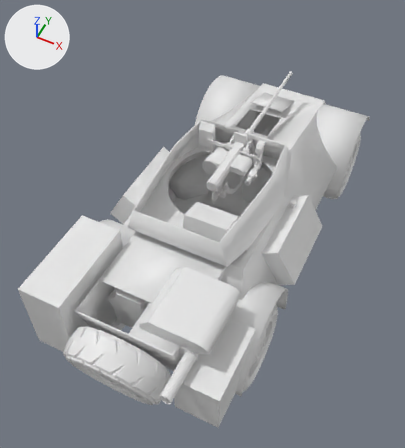
The Blender file Swedish Armored Reconnaissance/armoured car.blend, before and after one commit.
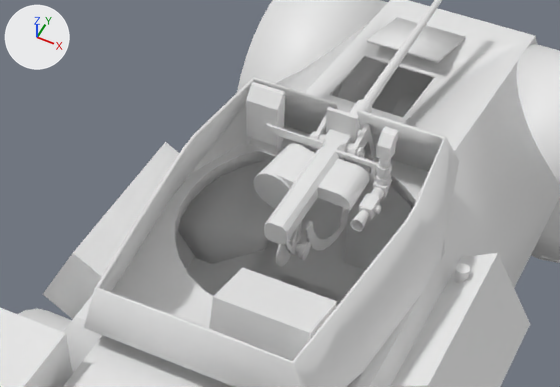
Old and new are each drawn whole from a 50 mm camera at (1.6, -3.98, 5.11) aimed at (-0.01, -0.76, 1.09) and again close up on the part from 23% to 83% of the width and 19% to 57% of the height. Lighting does not change. The marker at upper left points along +X, +Y and +Z.

The scene before the commit, as lines of its bpy script (objects in view):
```python
me_cube_002 = bpy.data.meshes.new('Cube.002')
me_cube_002.from_pydata(...)  # 240 vertices, 89 faces, 4 loose edges; spans x -0.95..0.95, y -2.2..2.0, z 0.35..1.2
me_cube_002.polygons.foreach_set('use_smooth', [True] * 89)
me_cube_005 = bpy.data.meshes.new('Cube.005')
me_cube_005.from_pydata(...)  # 99 vertices, 52 faces; spans x -0.6..0.6, y -0.95..0.6, z -0.06..0.35
me_cube_005.polygons.foreach_set('use_smooth', [True] * 52)
me_cube_007 = bpy.data.meshes.new('Cube.007')
me_cube_007.from_pydata(...)  # 10 vertices, 6 faces, 1 loose edge; spans x 0.0..0.4, y -0.15..0.206, z -0.165..1.0
me_cube_007.polygons.foreach_set('use_smooth', [True] * 6)
ob_hull__unmirrored = bpy.data.objects.new('Hull (Unmirrored)', me_cube_002)
ob_hull__unmirrored.location = (0.0, 0.0, 0.05)
_m = ob_hull__unmirrored.modifiers.new('Solidify', 'SOLIDIFY')
_m.thickness = 0.015
ob_turret_armour = bpy.data.objects.new('Turret Armour', me_cube_005)
ob_turret_armour.location = (0.0, -0.35, 1.25)
_m = ob_turret_armour.modifiers.new('Solidify', 'SOLIDIFY')
_m.thickness = 0.015
_m.use_quality_normals = True
_m.nonmanifold_thickness_mode = 'FIXED'
_m.nonmanifold_merge_threshold = 0.0003
ob_turret_radio = bpy.data.objects.new('Turret Radio', me_cube_007)
ob_turret_radio.location = (0.0, -1.1, 1.45)
# also in view: 'Fuel Tanks' at (0.0, 0.36, 0.61); 'Gun 20mm' at (-0.05, 0.44, 1.41); 'Chassis' at (0.0, -0.07, 0.54); 'Radio' at (0.6, -0.15, 1.7); 'Floorboard' at (0.0, 0.41, 0.9)
```
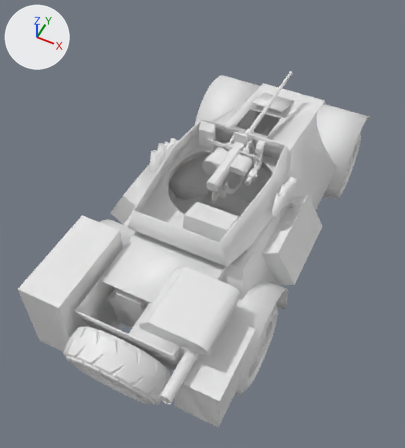
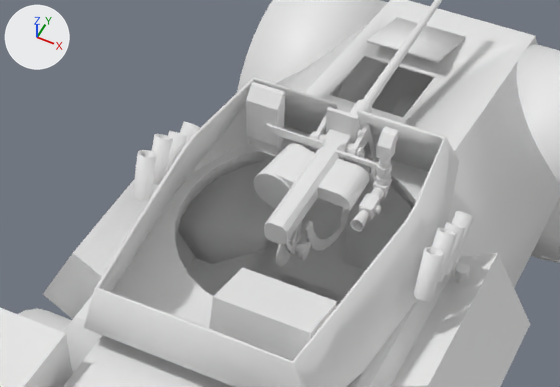
Commit message: added smoke launchers

Pixel boxes [x1, y1, x2, y2] of what changed, in the close-ups (560 x 387 px):
'Smoke Launchers', added
    after: [133, 122, 474, 301]

The change, as a list of edits to the scene's bpy script:
```text
Add me_cube_013:
    me_cube_013.from_pydata(...)  # 128 vertices, 68 faces; spans x 0.6..0.68, y -0.268..0.249, z 0.019..0.322
    me_cube_013.polygons.foreach_set('use_smooth', [True] * 68)
Add ob_smoke_launchers:
    ob_smoke_launchers = bpy.data.objects.new('Smoke Launchers', me_cube_013)
    ob_smoke_launchers.location = (0.0, -0.35, 1.25)
    _m = ob_smoke_launchers.modifiers.new('Mirror', 'MIRROR')
    _m = ob_smoke_launchers.modifiers.new('Solidify', 'SOLIDIFY')
```
